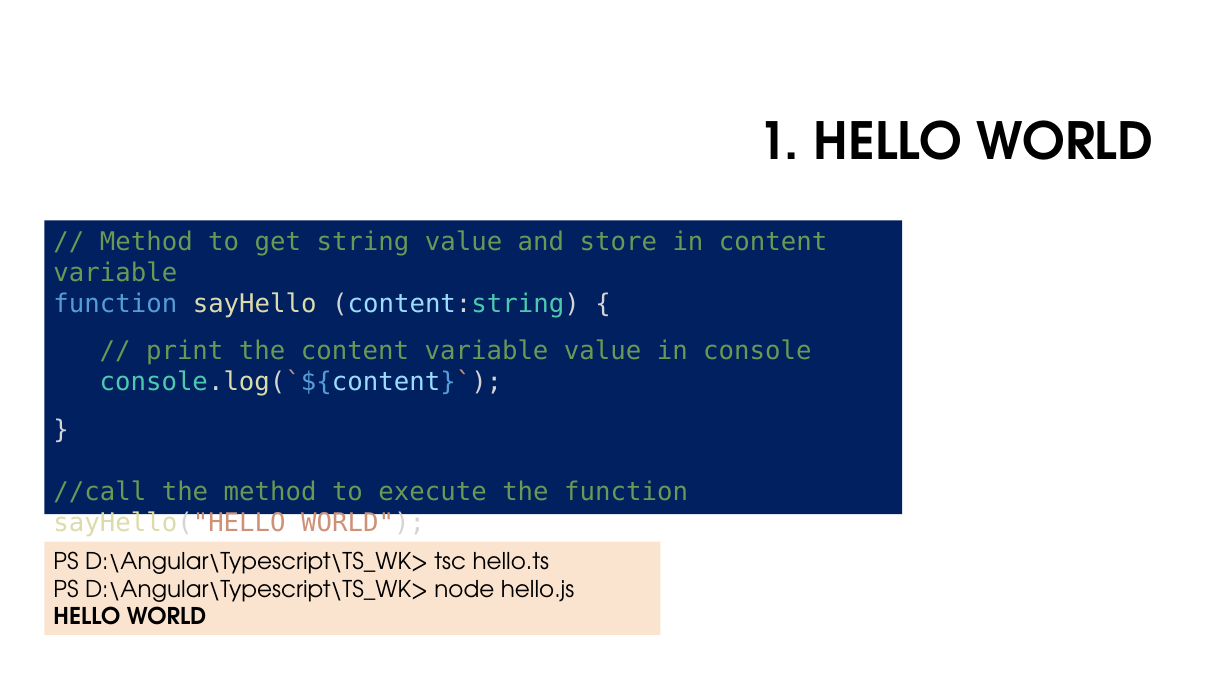
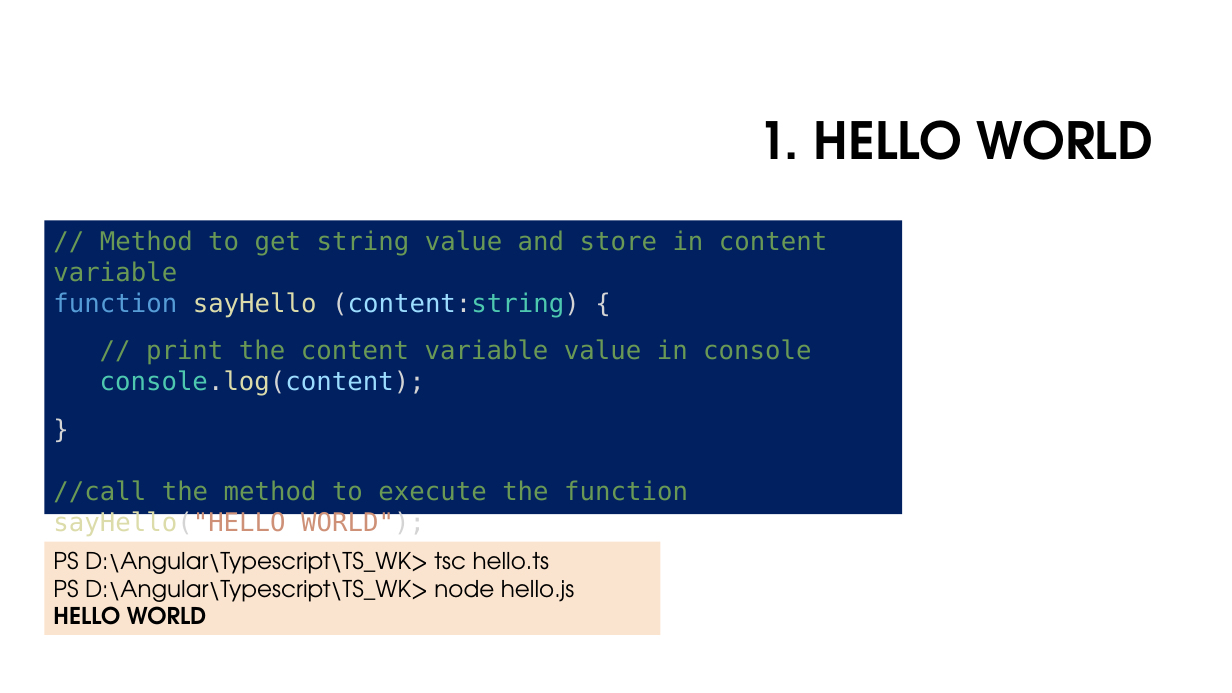
Before and after one commit to monicka2479/Typescript, a slide deck: slide 6 of Typescript Presentation.pptx (slide 4 before the commit). Drawn at 1232x693 pixels with LibreOffice and Linux fonts; fonts in the diff are those of the drawing; background and template pictures are left out. Boxes give left, top, right and bottom in pixels: in the first picture for what was removed or moved away, otherwise in the second. Text is boxed around its words. In the diff, an @@ line names an element or a change of style, - is before the commit and + after.

```diff
--- a/Typescript Presentation.pptx
+++ b/Typescript Presentation.pptx
@@ text in rectangle at [100,370,425,396]: text changed @@
-console.log(`${content}`);
+console.log(content);
```
Also in this commit, not shown: 7 other slides changed, 3 slides added, 6 other files.
